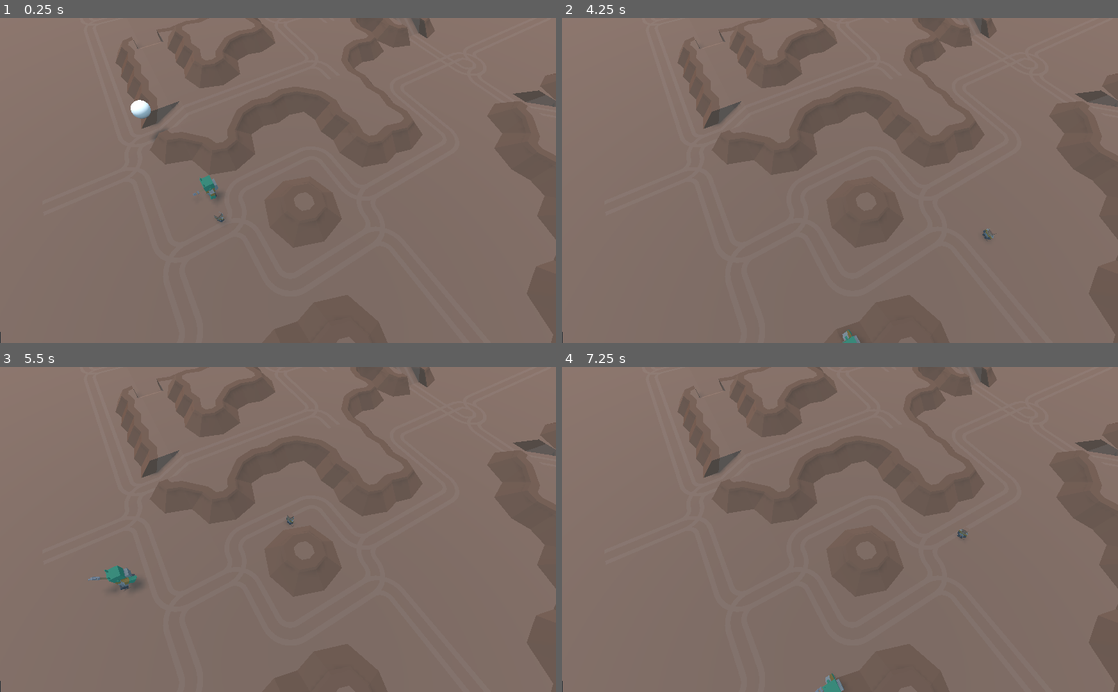
Above: before the commit, frames 1-4 (two rows, left to right).
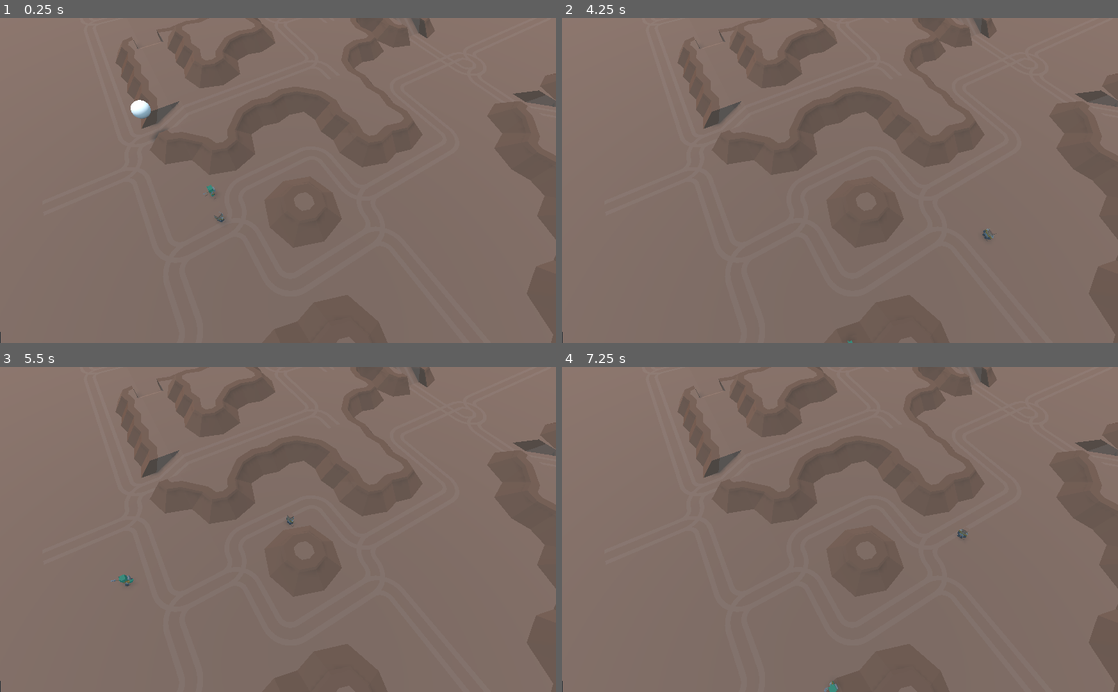
Above: after the commit, the same moments.

Repository: GameDrivenDesign/crusaders-guide-to-die-ning
Game: Godot game, scene res://game/game.tscn
The game is run twice, just before and just after one commit, with the same random seed, the same clock (stepped at 60 frames per second) and the same inputs.
Inputs (mouse positions are in pixels of both pictures, inside the frame that each line leads up to):
- Up to frame 1 (0.25 s): no input
- Up to frame 2 (4.25 s): tap Enter (ui_accept) at 0.5, 0.77, 1.52, 2.75, 3.02, 3.5, 3.77 s; move the mouse to (962, 164) at 0.52 s; hold Right (ui_right) 0.53-1.28 s; click (962, 164) at 0.6 s; move the mouse to (728, 196) at 1.27 s; hold Down (ui_down) 1.28-2.03 s; click (728, 196) at 1.35 s; move the mouse to (895, 109) at 2.02 s; hold Right (ui_right) 2.03-2.78 s; click (895, 109) at 2.1 s; move the mouse to (812, 245) at 2.77 s; hold Up (ui_up) 2.78-3.53 s; click (812, 245) at 2.85 s; move the mouse to (1006, 229) at 3.52 s; hold Left (ui_left) from 3.53 s (still down); click (1006, 229) at 3.6 s
- Up to frame 3 (5.5 s): move the mouse to (111, 480) at 4.27 s; click (111, 480) at 4.35 s; tap Enter (ui_accept) at 4.52 s; move the mouse to (305, 529) at 5.02 s; release Left (ui_left) at 5.03 s; hold Down (ui_down) from 5.03 s (still down); click (305, 529) at 5.1 s
- Up to frame 4 (7.25 s): move the mouse to (756, 448) at 5.77 s; release Down (ui_down) at 5.78 s; hold Right (ui_right) 5.78-6.53 s; click (756, 448) at 5.85 s; tap Enter (ui_accept) at 6.02, 6.5, 6.77 s; move the mouse to (962, 513) at 6.52 s; hold Up (ui_up) from 6.53 s (still down); click (962, 513) at 6.6 s

The runs differ from the first frame. In frame 1, 0.2% of the frame differs, in the area x 34-40%, y 48-57%; in frame 2, less than 0.1%; in frame 3, 0.3%, in the area x 15-26%, y 61-70%; in frame 4, 0.1%.
Error in both runs: Assertion failed. (res://addons/multiplayer/NetworkGame.gd:84)

Commit message:
scale down alien

Diff:
--- a/alien/alien.tscn
+++ b/alien/alien.tscn
@@ -294,18 +294,6 @@
 "update": 0,
 "values": [ Vector3( -0.0020051, 0.223184, -0.00497615 ) ]
 }
-tracks/9/type = "value"
-tracks/9/path = NodePath("Spatial/armLeft:translation")
-tracks/9/interp = 1
-tracks/9/loop_wrap = true
-tracks/9/imported = false
-tracks/9/enabled = true
-tracks/9/keys = {
-"times": PoolRealArray( 0 ),
-"transitions": PoolRealArray( 1 ),
-"update": 0,
-"values": [ Vector3( -0.132005, 0.473184, -0.00497615 ) ]
-}
 
 [sub_resource type="Animation" id=8]
 resource_name = "Walking"
@@ -630,8 +618,8 @@
 }
 
 [sub_resource type="CapsuleShape" id=10]
-radius = 0.218646
-height = 0.370287
+radius = 0.0896881
+height = 0.19358
 
 [node name="alien" type="KinematicBody"]
 script = ExtResource( 2 )
@@ -643,6 +631,7 @@
 anims/Walking = SubResource( 8 )
 
 [node name="Spatial" type="Spatial" parent="."]
+transform = Transform( 0.5, 0, 0, 0, 0.5, 0, 0, 0, 0.5, 0, 0, 0 )
 
 [node name="armRight" type="MeshInstance" parent="Spatial"]
 transform = Transform( 1, 0, 0, 0, 1, 0, 0, 0, 1, 0.133226, 0.459452, -0.00497615 )
@@ -696,5 +685,5 @@
 material/2 = null
 
 [node name="CollisionShape" type="CollisionShape" parent="."]
-transform = Transform( 1, 0, 0, 0, -4.37114e-08, -1, 0, 1, -4.37114e-08, 0, 0.409602, 0 )
+transform = Transform( 1, 0, 0, 0, -4.37114e-08, -1, 0, 1, -4.37114e-08, 0, 0.193511, 0 )
 shape = SubResource( 10 )
